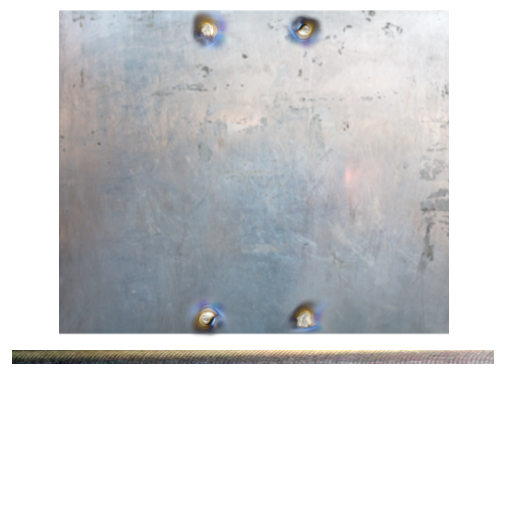
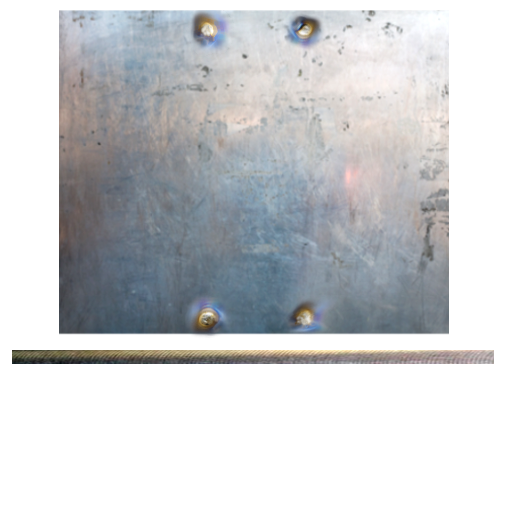
The second 512px x 512px image is a revision of the first. Changes to its layers:
painted on "Pasted Layer #4" over bbox(294, 312, 318, 330)
painted on "Pasted Layer #3" over bbox(199, 311, 221, 332)
painted on "Pasted Layer" over bbox(59, 10, 449, 335)
